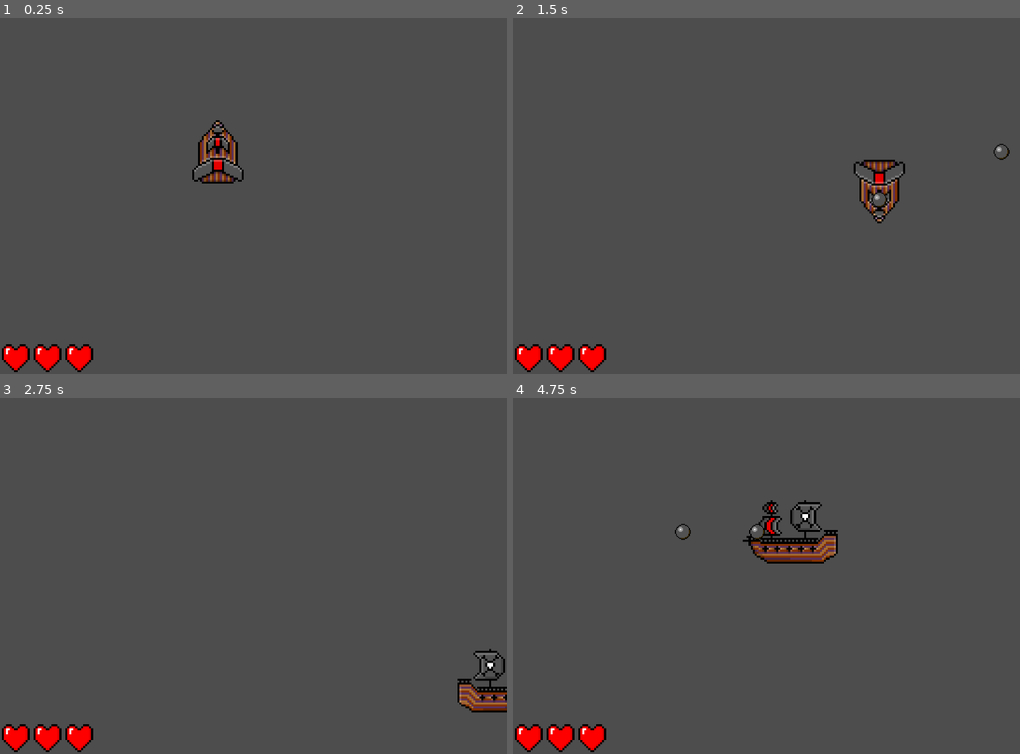
Above: before the commit, frames 1-4 (two rows, left to right).
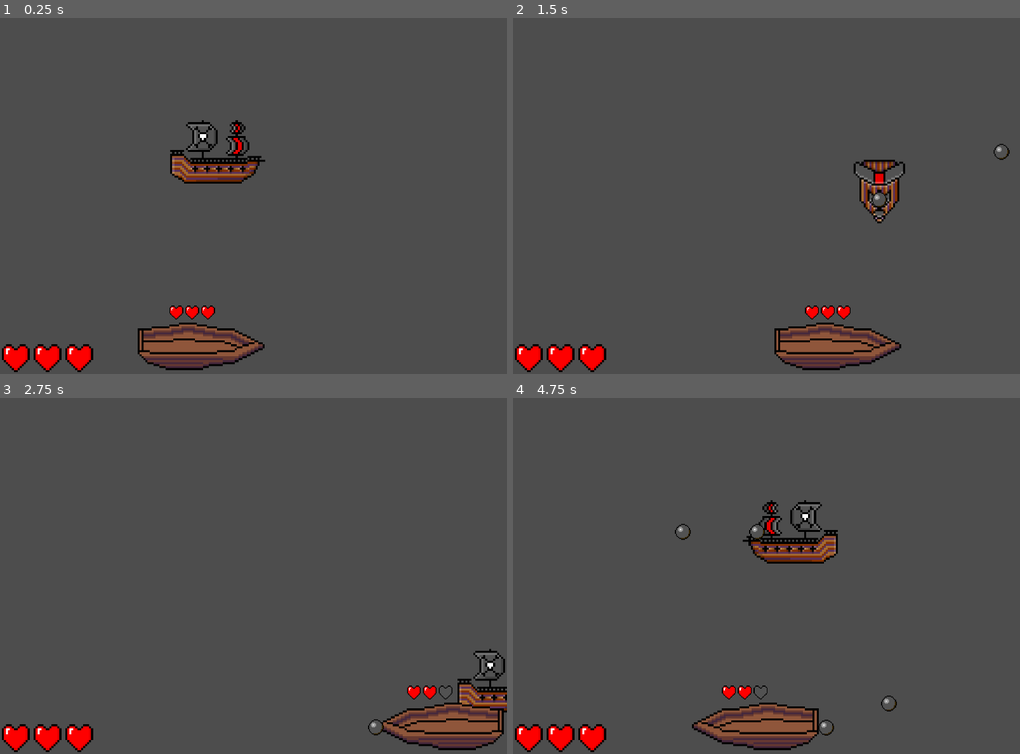
Above: after the commit, the same moments.

Repository: OwlWorksInnovations/30-day-challenge
Game: Godot game, scene res://Scenes/world_one.tscn
The game is run twice, just before and just after one commit, with the same random seed, the same clock (stepped at 60 frames per second) and the same inputs.
Inputs:
- Up to frame 1 (0.25 s): no input
- Up to frame 2 (1.5 s): hold D (right) 0.53-1.28 s; tap Space (shoot) at 0.6, 1.35 s; hold S (down) from 1.28 s (still down)
- Up to frame 3 (2.75 s): release S (down) at 2.03 s; hold D (right) from 2.03 s (still down); tap Space (shoot) at 2.1 s
- Up to frame 4 (4.75 s): release D (right) at 2.78 s; hold W (up) 2.78-3.53 s; tap Space (shoot) at 2.85, 3.6, 4.35 s; hold A (left) from 3.53 s (still down)

The runs differ from the first frame. In frame 1, 4.7% of the frame differs, in the area x 27-53%, y 28-99%; in frame 2, 2.8%; in frame 3, 2.7%; in frame 4, 2.8%.

Commit message:
Added health bar for enemy and made enemy killable/damagable

Diff:
--- a/Scenes/cannon_ball_plr.tscn
+++ b/Scenes/cannon_ball_plr.tscn
@@ -3,8 +3,11 @@
 [ext_resource type="Script" uid="uid://pwgumsiwopv8" path="res://Scripts/cannon_ball_plr.gd" id="1_ntihi"]
 [ext_resource type="Texture2D" uid="uid://dhxing5xfq58a" path="res://Assets/cannon_ball.png" id="2_hdypx"]
 
+[sub_resource type="CircleShape2D" id="CircleShape2D_ntihi"]
+radius = 8.0
+
 [sub_resource type="CircleShape2D" id="CircleShape2D_fd25l"]
-radius = 16.0
+radius = 8.0
 
 [node name="CannonBall" type="CharacterBody2D" unique_id=175728764]
 scale = Vector2(0.5, 0.5)
@@ -13,5 +16,12 @@
 [node name="Sprite2D" type="Sprite2D" parent="." unique_id=721120061]
 texture = ExtResource("2_hdypx")
 
+[node name="Area2D" type="Area2D" parent="." unique_id=1204169187]
+
+[node name="CollisionShape2D" type="CollisionShape2D" parent="Area2D" unique_id=217164957]
+shape = SubResource("CircleShape2D_ntihi")
+
 [node name="CollisionShape2D" type="CollisionShape2D" parent="." unique_id=337998747]
 shape = SubResource("CircleShape2D_fd25l")
+
+[connection signal="body_entered" from="Area2D" to="." method="_on_area_2d_body_entered"]
--- a/Scenes/enemy.tscn
+++ b/Scenes/enemy.tscn
@@ -1,24 +1,24 @@
-[gd_scene load_steps=7 format=3 uid="uid://75yu6yl5ds8v"]
+[gd_scene format=3 uid="uid://75yu6yl5ds8v"]
 
 [ext_resource type="Script" uid="uid://d08isji7cnes5" path="res://Scripts/enemy.gd" id="1_1f0kj"]
-[ext_resource type="Texture2D" uid="uid://tw48a8w8u1mn" path="res://Assets/sailship.png" id="1_hghv2"]
+[ext_resource type="Texture2D" uid="uid://demurqmp068hd" path="res://Assets/boat_old.png" id="2_1f0kj"]
 
-[sub_resource type="AtlasTexture" id="AtlasTexture_0830c"]
-atlas = ExtResource("1_hghv2")
-region = Rect2(288, 0, 96, 64)
+[sub_resource type="AtlasTexture" id="AtlasTexture_afpow"]
+atlas = ExtResource("2_1f0kj")
+region = Rect2(0, 0, 64, 32)
 
-[sub_resource type="AtlasTexture" id="AtlasTexture_8uf12"]
-atlas = ExtResource("1_hghv2")
-region = Rect2(288, 64, 96, 64)
+[sub_resource type="AtlasTexture" id="AtlasTexture_287tu"]
+atlas = ExtResource("2_1f0kj")
+region = Rect2(64, 0, 64, 32)
 
 [sub_resource type="SpriteFrames" id="SpriteFrames_po0sg"]
 animations = [{
 "frames": [{
 "duration": 1.0,
-"texture": SubResource("AtlasTexture_0830c")
+"texture": SubResource("AtlasTexture_afpow")
 }, {
 "duration": 1.0,
-"texture": SubResource("AtlasTexture_8uf12")
+"texture": SubResource("AtlasTexture_287tu")
 }],
 "loop": true,
 "name": &"default",
@@ -26,18 +26,16 @@
 }]
 
 [sub_resource type="RectangleShape2D" id="RectangleShape2D_hghv2"]
-size = Vector2(54.333332, 21.333334)
+size = Vector2(64, 21.333334)
 
-[node name="Enemy" type="StaticBody2D"]
+[node name="Enemy" type="StaticBody2D" unique_id=2080971994 groups=["enemy"]]
 script = ExtResource("1_1f0kj")
 
-[node name="AnimatedSprite2D" type="AnimatedSprite2D" parent="."]
+[node name="AnimatedSprite2D" type="AnimatedSprite2D" parent="." unique_id=2014286206]
 sprite_frames = SubResource("SpriteFrames_po0sg")
-frame_progress = 0.43136585
 
-[node name="CollisionShape2D" type="CollisionShape2D" parent="."]
-position = Vector2(-0.16666636, 5)
+[node name="CollisionShape2D" type="CollisionShape2D" parent="." unique_id=743392881]
 shape = SubResource("RectangleShape2D_hghv2")
 
-[node name="CannonMarker" type="Marker2D" parent="."]
+[node name="CannonMarker" type="Marker2D" parent="." unique_id=1234770928]
 position = Vector2(0, 5)
--- /dev/null
+++ b/Scenes/health_enemy.tscn
@@ -0,0 +1,50 @@
+[gd_scene format=3 uid="uid://uxu717tkkgge"]
+
+[ext_resource type="Texture2D" uid="uid://tfh7ki1m2oex" path="res://Assets/hearts.png" id="1_bo741"]
+
+[sub_resource type="AtlasTexture" id="AtlasTexture_1nx07"]
+atlas = ExtResource("1_bo741")
+region = Rect2(0, 0, 16, 16)
+
+[sub_resource type="AtlasTexture" id="AtlasTexture_aswr4"]
+atlas = ExtResource("1_bo741")
+region = Rect2(16, 0, 16, 16)
+
+[sub_resource type="SpriteFrames" id="SpriteFrames_jb86c"]
+animations = [{
+"frames": [{
+"duration": 1.0,
+"texture": SubResource("AtlasTexture_1nx07")
+}, {
+"duration": 1.0,
+"texture": SubResource("AtlasTexture_aswr4")
+}],
+"loop": true,
+"name": &"default",
+"speed": 5.0
+}]
+
+[node name="HealthEnemy" type="Control" unique_id=2136315891]
+layout_mode = 3
+anchors_preset = 15
+anchor_right = 1.0
+anchor_bottom = 1.0
+grow_horizontal = 2
+grow_vertical = 2
+
+[node name="1" type="AnimatedSprite2D" parent="." unique_id=293119579]
+position = Vector2(-8, 0)
+scale = Vector2(0.5, 0.5)
+sprite_frames = SubResource("SpriteFrames_jb86c")
+frame_progress = 0.25609136
+
+[node name="2" type="AnimatedSprite2D" parent="." unique_id=116322509]
+scale = Vector2(0.5, 0.5)
+sprite_frames = SubResource("SpriteFrames_jb86c")
+frame_progress = 0.25609136
+
+[node name="3" type="AnimatedSprite2D" parent="." unique_id=84800371]
+position = Vector2(8, 0)
+scale = Vector2(0.5, 0.5)
+sprite_frames = SubResource("SpriteFrames_jb86c")
+frame_progress = 0.25609136
--- a/Scenes/player.tscn
+++ b/Scenes/player.tscn
@@ -46,8 +46,6 @@
 
 [node name="AnimatedSprite2D" type="AnimatedSprite2D" parent="." unique_id=980823141]
 sprite_frames = SubResource("SpriteFrames_vgqql")
-frame = 2
-frame_progress = 0.25293866
 
 [node name="CollisionShape2D" type="CollisionShape2D" parent="." unique_id=471838633]
 shape = SubResource("RectangleShape2D_cvnsp")
--- a/Scenes/world_one.tscn
+++ b/Scenes/world_one.tscn
@@ -3,6 +3,7 @@
 [ext_resource type="Texture2D" uid="uid://cvb7b5bfkyiy4" path="res://Assets/tilemap.png" id="1_8pvdl"]
 [ext_resource type="PackedScene" uid="uid://oh335xfxuov7" path="res://Scenes/health.tscn" id="2_wtvgf"]
 [ext_resource type="PackedScene" uid="uid://dwpeojb168tit" path="res://Scenes/player.tscn" id="3_wohx3"]
+[ext_resource type="PackedScene" uid="uid://75yu6yl5ds8v" path="res://Scenes/enemy.tscn" id="4_h5lqn"]
 
 [sub_resource type="TileSetAtlasSource" id="TileSetAtlasSource_wohx3"]
 texture = ExtResource("1_8pvdl")
@@ -43,3 +44,6 @@
 position = Vector2(110, 80)
 
 [node name="Health" parent="." unique_id=48590306 instance=ExtResource("2_wtvgf")]
+
+[node name="Enemy" parent="." unique_id=2080971994 instance=ExtResource("4_h5lqn")]
+position = Vector2(89, 178)
--- a/Scripts/SignalBus.gd
+++ b/Scripts/SignalBus.gd
@@ -1,2 +1,3 @@
 extends Node
 signal player_hit()
+signal enemy_hit()
--- a/Scripts/cannon_ball.gd
+++ b/Scripts/cannon_ball.gd
@@ -9,3 +9,4 @@
 func _on_area_2d_body_entered(body: Node2D) -> void:
 	if body.is_in_group("player"):
 		SignalBus.player_hit.emit()
+		queue_free()
--- a/Scripts/cannon_ball_plr.gd
+++ b/Scripts/cannon_ball_plr.gd
@@ -7,10 +7,10 @@
 # Updated to match your new player frame logic
 # 0: Right, 1: Left, 2: Up, 3: Down
 const DIRECTION_MAP = {
-	0: Vector2(1, 0),   # Right
-	1: Vector2(-1, 0),  # Left
-	2: Vector2(0, -1),  # Up
-	3: Vector2(0, 1)    # Down
+	0: Vector2(1, 0), # Right
+	1: Vector2(-1, 0), # Left
+	2: Vector2(0, -1), # Up
+	3: Vector2(0, 1) # Down
 }
 
 const REPLACEMENT_MAP = {
@@ -55,5 +55,8 @@
 			var new_tile = REPLACEMENT_MAP[current_atlas_coords]
 			collider.set_cell(tile_pos, 0, new_tile)
 
+	if collider.is_in_group("enemy"):
+		SignalBus.enemy_hit.emit()
+
 	# Destroy the cannonball on any impact
 	queue_free()
--- a/Scripts/enemy.gd
+++ b/Scripts/enemy.gd
@@ -4,20 +4,43 @@
 @onready var cannon_marker: Marker2D = $CannonMarker
 @export var fire_rate: float = 2.0
 const CANNON_BALL = preload("uid://dq8pw52nyvl5h")
+const HEALTH_ENEMY = preload("uid://uxu717tkkgge")
 var enemySpeed: float = 50.0
 var direction: int = 1
 var shoot_timer: float = 0.0
 
+var health_instance: Control
+var sprite1: AnimatedSprite2D
+var sprite2: AnimatedSprite2D
+var sprite3: AnimatedSprite2D
+var health: int = 3
+
+func _ready() -> void:
+	SignalBus.enemy_hit.connect(update_health)
+
+	health_instance = HEALTH_ENEMY.instantiate()
+	get_tree().root.add_child.call_deferred(health_instance)
+
+	sprite1 = health_instance.get_node("1")
+	sprite2 = health_instance.get_node("2")
+	sprite3 = health_instance.get_node("3")
+
+	sprite1.frame = 0
+	sprite2.frame = 0
+	sprite3.frame = 0
+
 # Called every frame. 'delta' is the elapsed time since the previous frame.
 func _process(delta: float) -> void:
 	position.x += enemySpeed * direction * delta
+	health_instance.position.x = self.position.x - 5
+	health_instance.position.y = self.position.y + -17
 
-	if position.x >= 418:
-		position.x = 418
+	if position.x >= 224.0:
+		position.x = 224.0
 		direction = -1
 		sprite.frame = 1
-	elif position.x <= 351:
-		position.x = 351
+	elif position.x <= 89.0:
+		position.x = 89.0
 		direction = 1
 		sprite.frame = 0
 
@@ -30,3 +53,22 @@
 	var cannon_ball = CANNON_BALL.instantiate()
 	cannon_ball.global_position = cannon_marker.global_position
 	get_parent().add_child(cannon_ball)
+
+func update_health():
+	health -= 1
+	match health:
+		0:
+			queue_free()
+			health_instance.queue_free()
+		1:
+			sprite1.frame = 0
+			sprite2.frame = 1
+			sprite3.frame = 1
+		2:
+			sprite1.frame = 0
+			sprite2.frame = 0
+			sprite3.frame = 1
+		3:
+			sprite1.frame = 0
+			sprite2.frame = 0
+			sprite3.frame = 0
